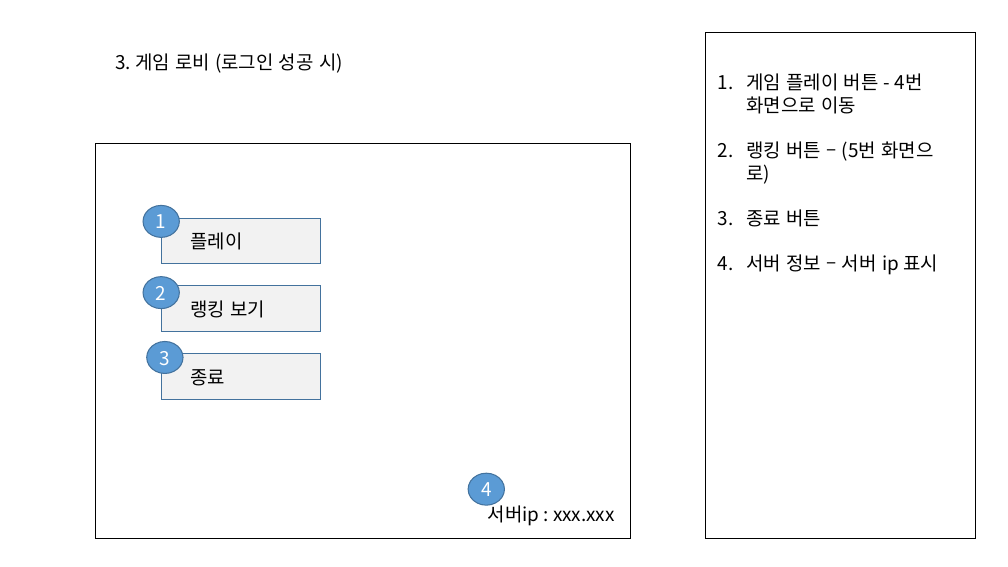
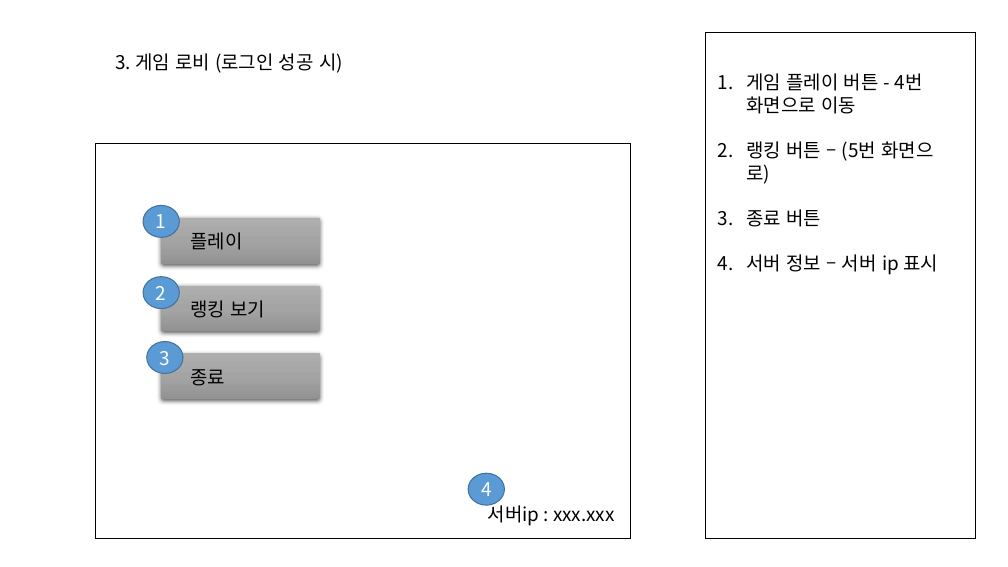
Before and after one commit to Hernameis/rockSissorsPaper_Online, a slide deck: slide 9 of StoryBoard.pptx (slide 8 before the commit). Drawn at 1008x567 pixels with LibreOffice and Linux fonts; fonts in the diff are those of the drawing. Boxes give left, top, right and bottom in pixels: in the first picture for what was removed or moved away, otherwise in the second. Text is boxed around its words. In the diff, an @@ line names an element or a change of style, - is before the commit and + after.

```diff
--- a/StoryBoard.pptx
+++ b/StoryBoard.pptx
@@ fill #F2F2F2 to gradient #AFAFAF to #A5A5A5 to #939393; outline #43739E 1 pt to none; shadow on in 3 elements at bbox=[161, 218, 320, 264], bbox=[161, 286, 320, 332], bbox=[161, 353, 320, 399] @@
```
Also in this commit, not shown: 10 other slides changed, 1 slide added.
